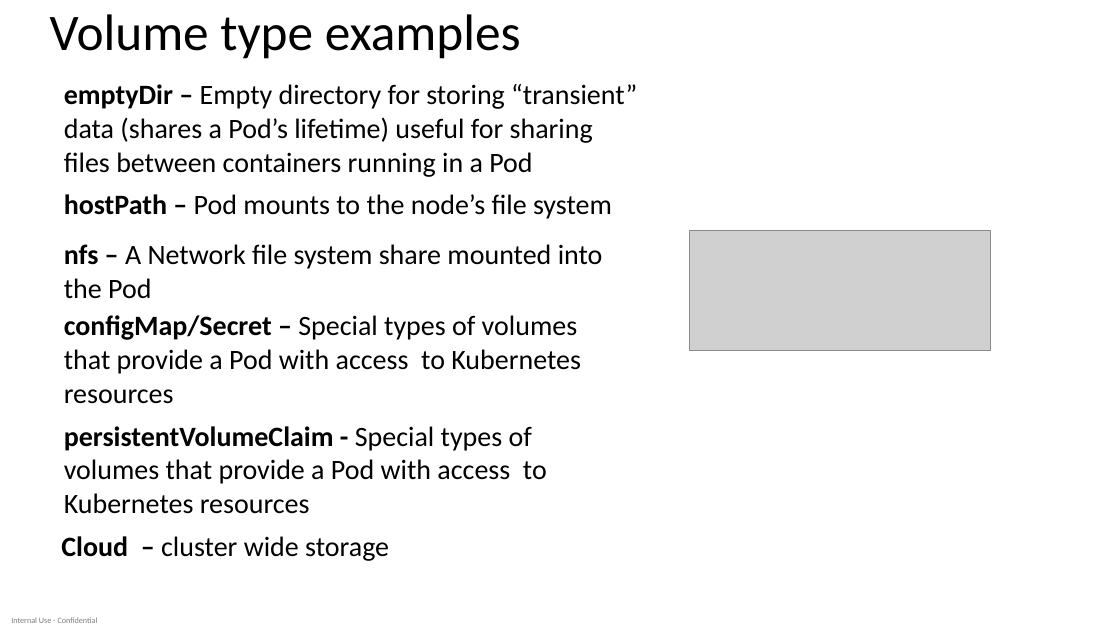
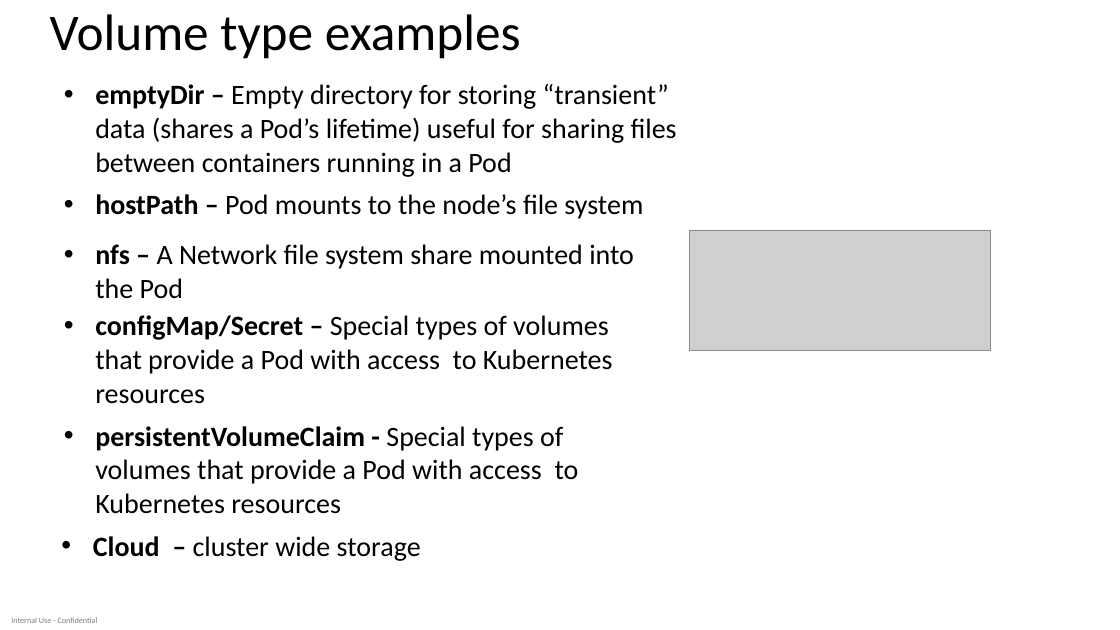
Before and after one commit to dteskubernetesworkshop/spring-boot-k8s-workshop, a slide deck: slide 12 of slides/k8 workshop deck-Day-2 -v 1.0.pptx (slide 11 before the commit). Drawn at 1120x630 pixels with LibreOffice and Linux fonts; fonts in the diff are those of the drawing; grey boxes stand for pictures. Boxes give left, top, right and bottom in pixels: in the first picture for what was removed or moved away, otherwise in the second. Text is boxed around its words. In the diff, an @@ line names an element or a change of style, - is before the commit and + after.

```diff
--- a/slides/k8 workshop deck-Day-2 -v 1.0.pptx
+++ b/slides/k8 workshop deck-Day-2 -v 1.0.pptx
@@ bullet none to • in 6 elements at [95, 426, 579, 514], [93, 536, 421, 561], [95, 84, 677, 177], [95, 315, 613, 404], [95, 244, 634, 299], [95, 194, 643, 219] @@
```
Also in this commit, not shown: 2 other slides changed, 14 slides added, 4 slides removed.
